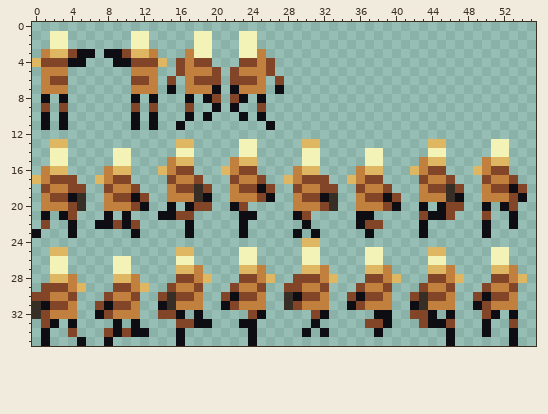
Pixel-art sprite: RoD8/Assets/commando_good.png. The picture above was drawn from the file before the commit.
The file is 56x36 pixels.
After the commit:
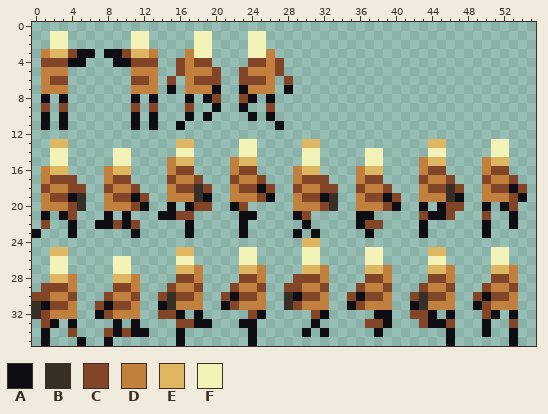
Palette (. is transparent): A #0e0d13  B #372f26  C #834527  D #c1803e  E #dfb762  F #f4f3b7
Changes in this commit:
y 1..2: x 23 F -> .; x 25 . -> F
y 3: x 23 F -> .; x 25..26 D. -> FD
y 4: x 0 E -> .; x 14 E -> .; x 23 C -> .; x 25..27 DC. -> CDC
y 5: x 22..23 CD -> .C; x 26..27 C. -> DC
y 6: x 22 C -> .; x 25..28 D.C. -> CD.C
y 7: x 22..23 AD -> .A; x 26..28 .A. -> D.A
y 8: x 22..26 CA.A. -> .CA.A
y 9: x 22..23 A. -> .A; x 25..26 C. -> .C
y 10: x 23..26 A.A. -> .A.A
y 11: x 26..27 A. -> .A
y 16: x 14 E -> .; x 21 E -> .; x 42 E -> .; x 49 E -> .
y 17: x 0 E -> .; x 7 E -> .; x 28 E -> .; x 35 E -> .
y 28: x 19 E -> .; x 26 E -> .; x 33 E -> .; x 40 E -> .; x 47 E -> .; x 54 E -> .
y 29: x 5 E -> .; x 12 E -> .
